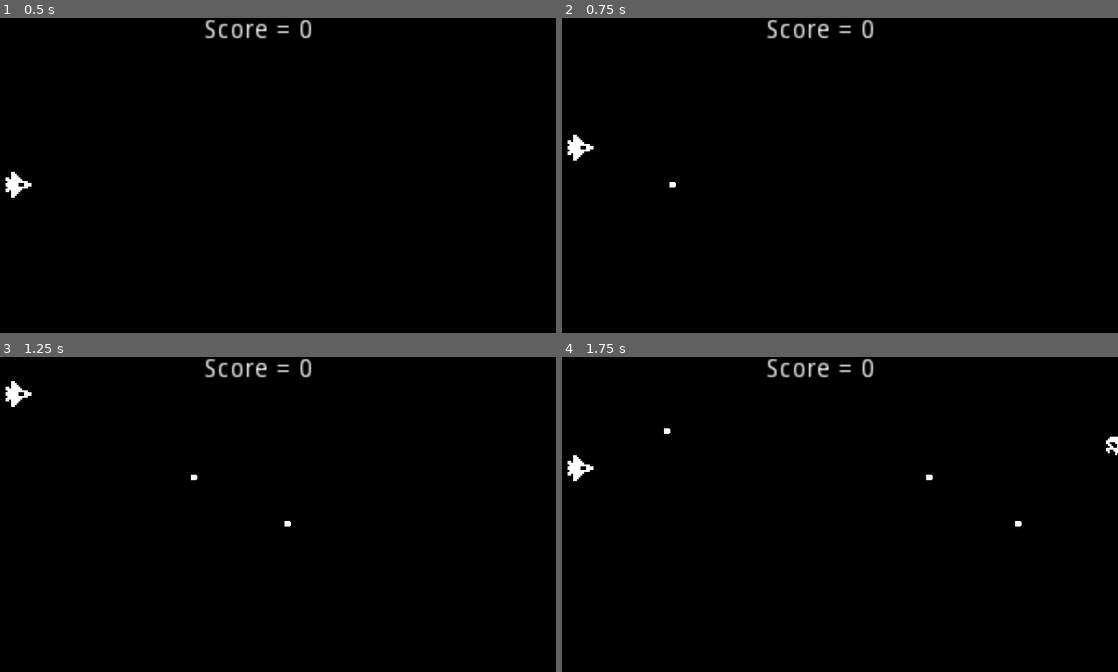
Above: before the commit, frames 1-4 (two rows, left to right).
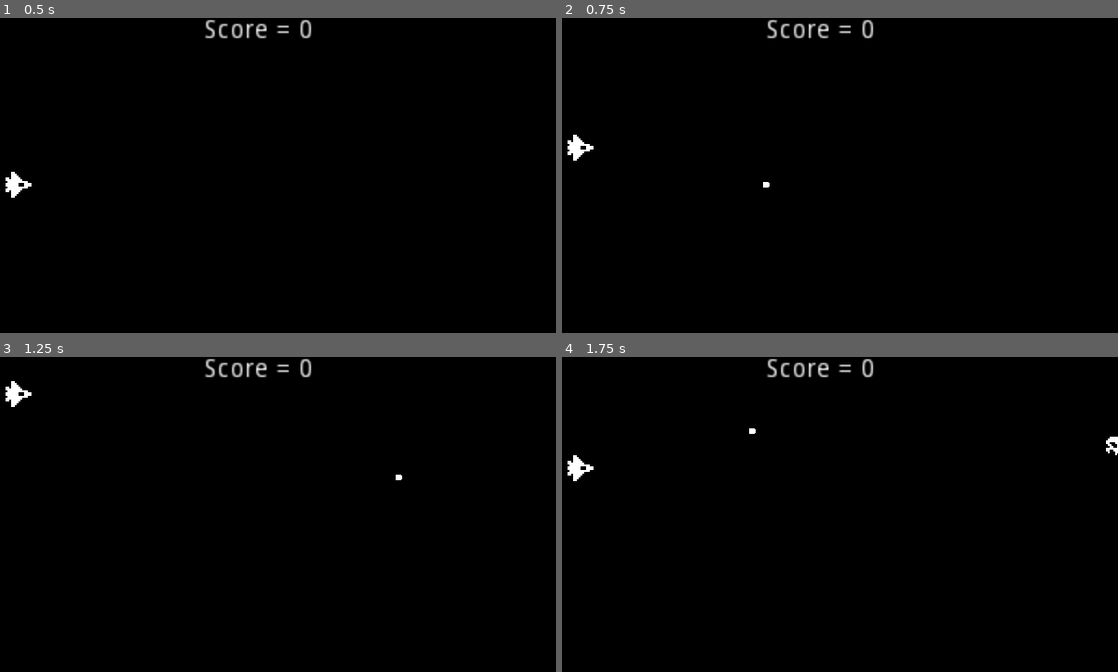
Above: after the commit, the same moments.

Repository: z4gon/space-shooter-godot-game
Game: Godot game, scene res://Scenes/World.tscn
The game is run twice, just before and just after one commit, with the same random seed, the same clock (stepped at 60 frames per second) and the same inputs.
Inputs:
- Up to frame 1 (0.5 s): no input
- Up to frame 2 (0.75 s): tap Enter (ui_accept) at 0.5 s; hold Up (ui_up) from 0.53 s (still down)
- Up to frame 3 (1.25 s): keep holding Up (ui_up); tap Enter (ui_accept) at 0.77 s
- Up to frame 4 (1.75 s): release Up (ui_up) at 1.28 s; hold Down (ui_down) from 1.28 s (still down); tap Enter (ui_accept) at 1.52 s

Frame 1 is identical in both runs. In frame 2, less than 0.1% of the frame differs, in the area x 19-38%, y 52-54%; in frame 3, less than 0.1%; in frame 4, less than 0.1%, in the area x 18-83%, y 22-54%.

Commit message:
make bullets faster

Diff:
--- a/Scenes/Bullet.tscn
+++ b/Scenes/Bullet.tscn
@@ -8,7 +8,8 @@
 
 [node name="Bullet" type="RigidBody2D"]
 gravity_scale = 0.0
-linear_velocity = Vector2( 200, 0 )
+linear_velocity = Vector2( 450, 0 )
+linear_damp = 0.0
 script = ExtResource( 2 )
 
 [node name="Sprite" type="Sprite" parent="."]
